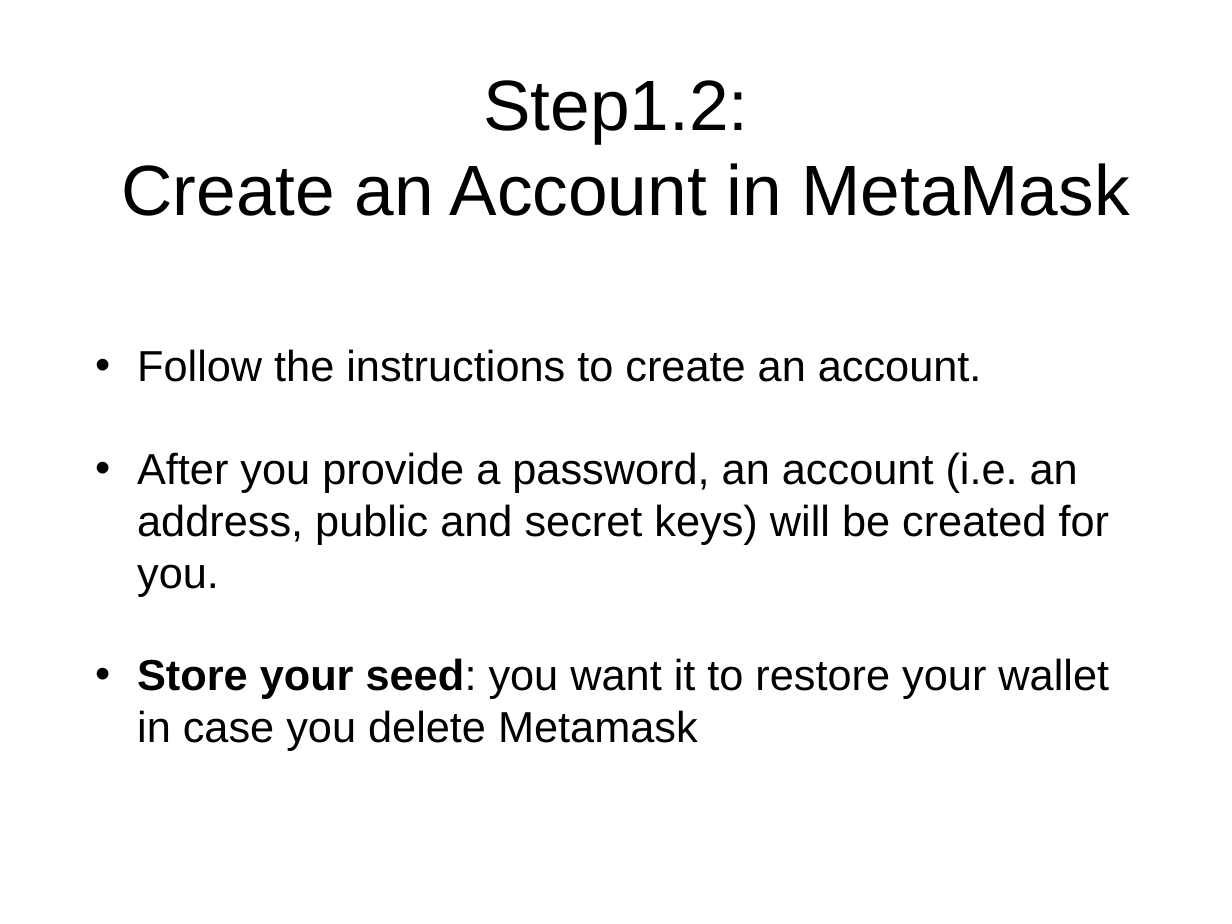
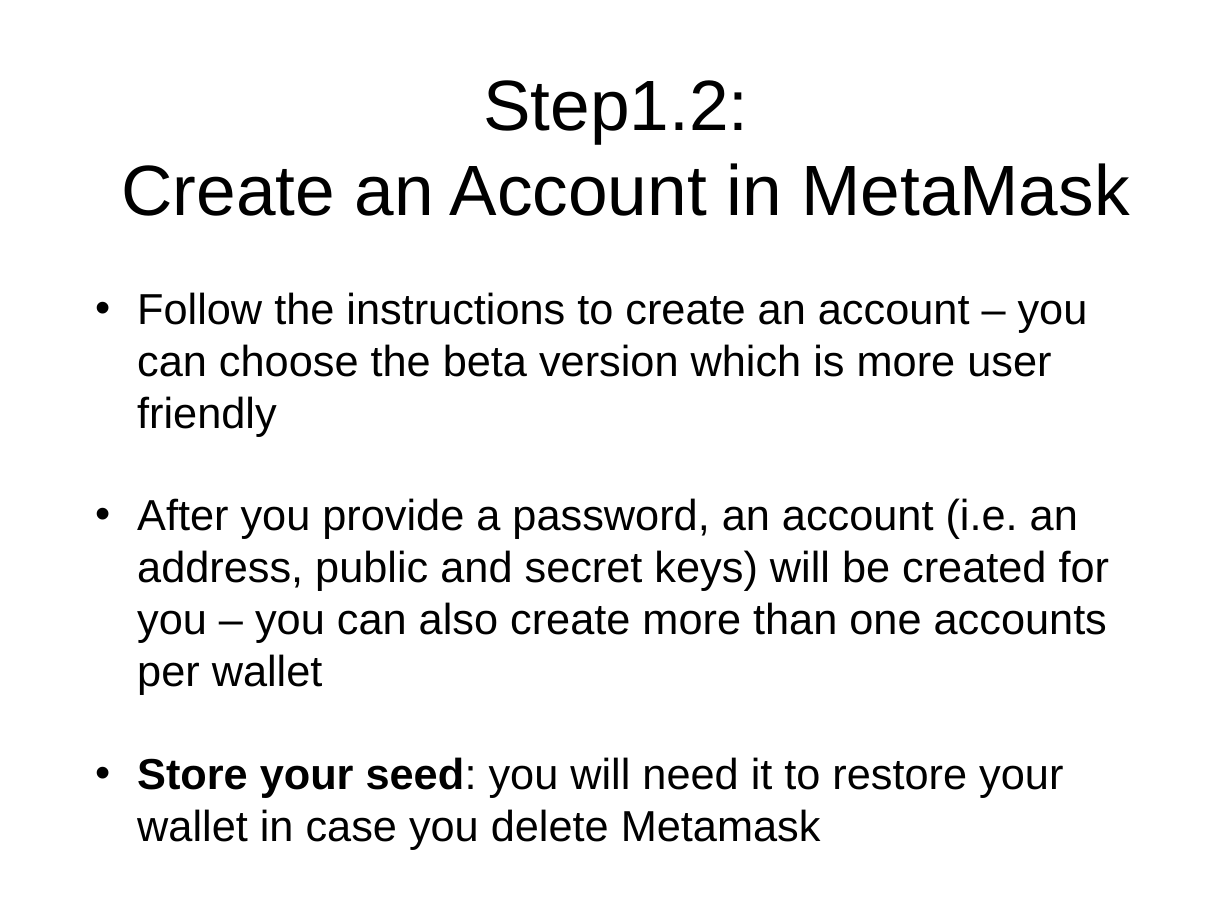
Before and after one commit to solegga/blockchaincourse, a slide deck: slide 5 of How_to_connect_to_university_of_edinburgh_private_blockchain.pptx. Drawn at 1232x924 pixels with LibreOffice and Linux fonts; fonts in the diff are those of the drawing. Boxes give left, top, right and bottom in pixels: in the first picture for what was removed or moved away, otherwise in the second. Text is boxed around its words. In the diff, an @@ line names an element or a change of style, - is before the commit and + after.

```diff
--- a/How_to_connect_to_university_of_edinburgh_private_blockchain.pptx
+++ b/How_to_connect_to_university_of_edinburgh_private_blockchain.pptx
@@ text at box(137, 292, 1110, 849): text changed @@
-• Follow the instructions to create an account.
-• After you provide a password, an account (i.e. an address, public and secret keys) will be created for you.
-• Store your seed: you want it to restore your wallet in case you delete Metamask
+• Follow the instructions to create an account – you can choose the beta version which is more user friendly
+• After you provide a password, an account (i.e. an address, public and secret keys) will be created for you – you can also create more than one accounts per wallet
+• Store your seed: you will need it to restore your wallet in case you delete Metamask
```
Also in this commit, not shown: 12 other slides changed, 5 slides added, 1 other file.
